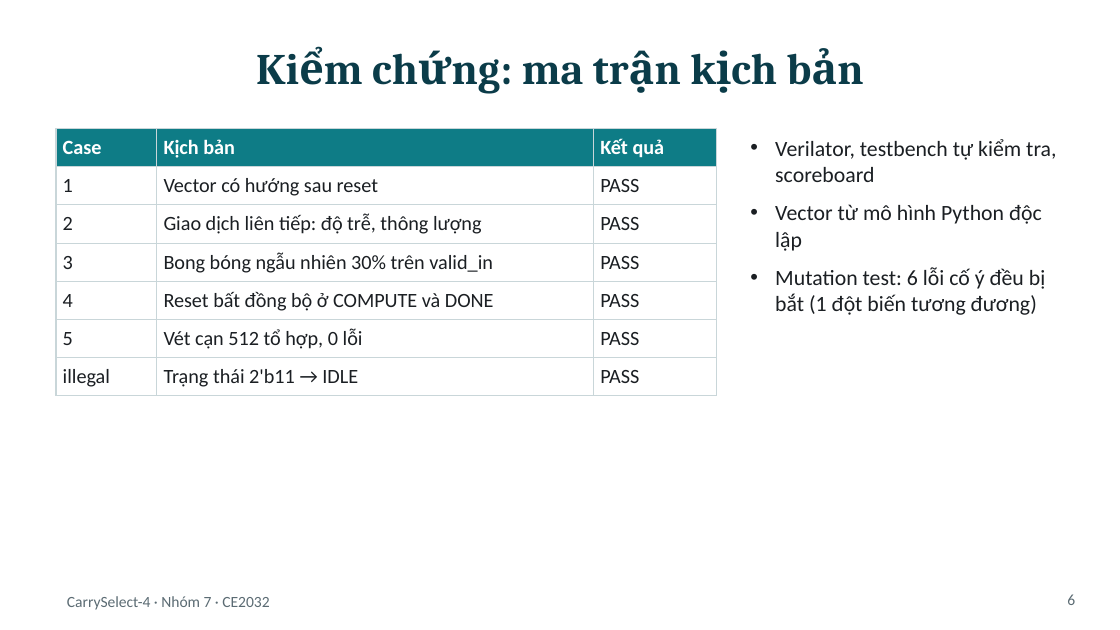
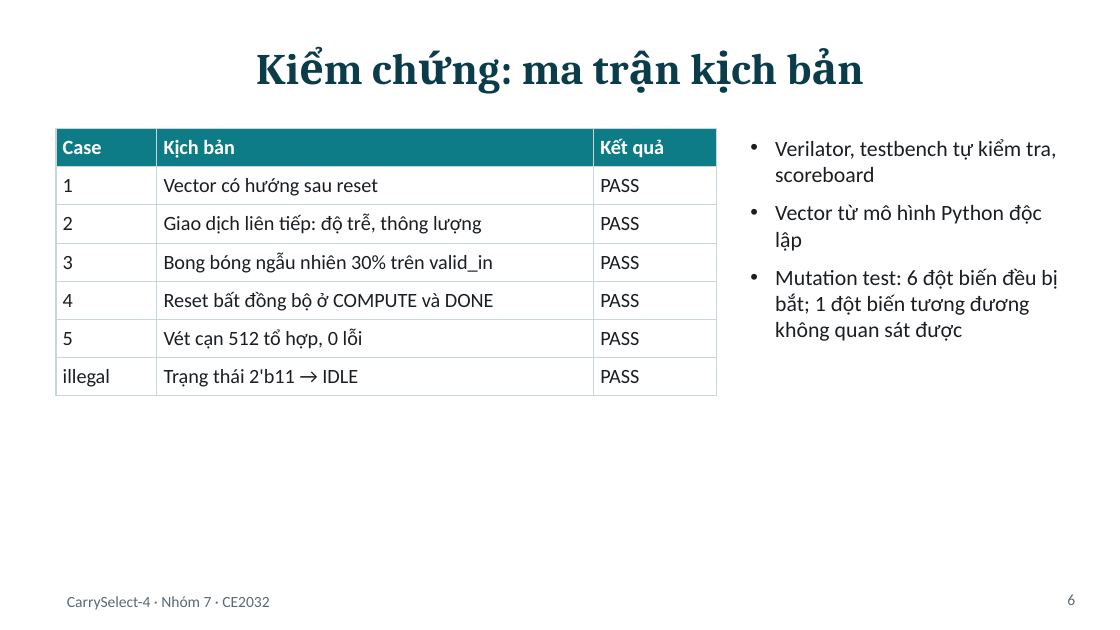
Before and after one commit to nmatu0810/carryselect4-sky130, a slide deck: slide 6 of slides/CarrySelect4_BaoVe.pptx. Drawn at 1120x630 pixels with LibreOffice and Linux fonts; fonts in the diff are those of the drawing. Boxes give left, top, right and bottom in pixels: in the first picture for what was removed or moved away, otherwise in the second. Text is boxed around its words. In the diff, an @@ line names an element or a change of style, - is before the commit and + after.

```diff
--- a/slides/CarrySelect4_BaoVe.pptx
+++ b/slides/CarrySelect4_BaoVe.pptx
@@ text at box(775, 268, 1057, 341): text changed @@
-• Mutation test: 6 lỗi cố ý đều bị bắt (1 đột biến tương đương)
+• Mutation test: 6 đột biến đều bị bắt; 1 đột biến tương đương không quan sát được
```
Also in this commit, not shown: 4 other slides changed, 1 other file.
